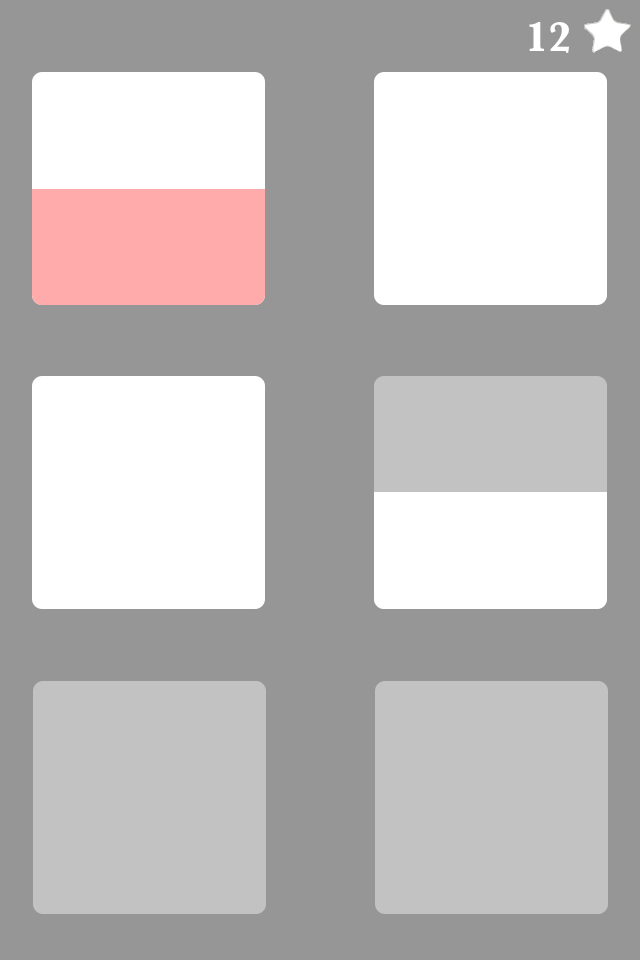
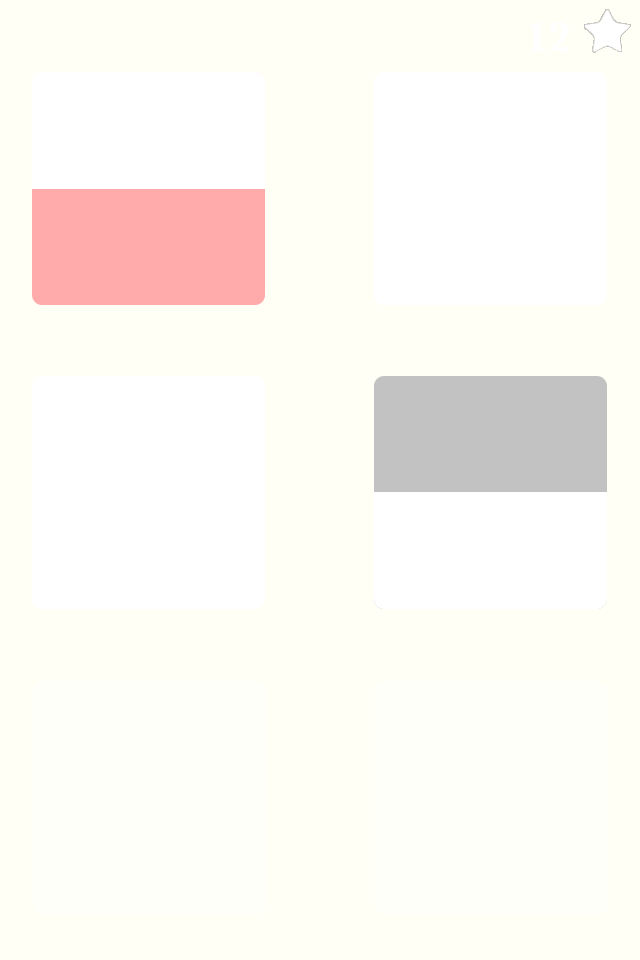
Layered file, before and after one edit (640 x 960). Changes by layer:
pixels changed over [0, 0, 640, 960] (layer not identified)
